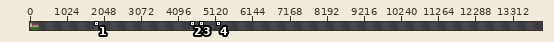
File history of a sprite sheet, assets/levels/everhart_backyard.png. The picture above shows the old version from afar; the outline marks the close-up.
Close-up. Before the commit:
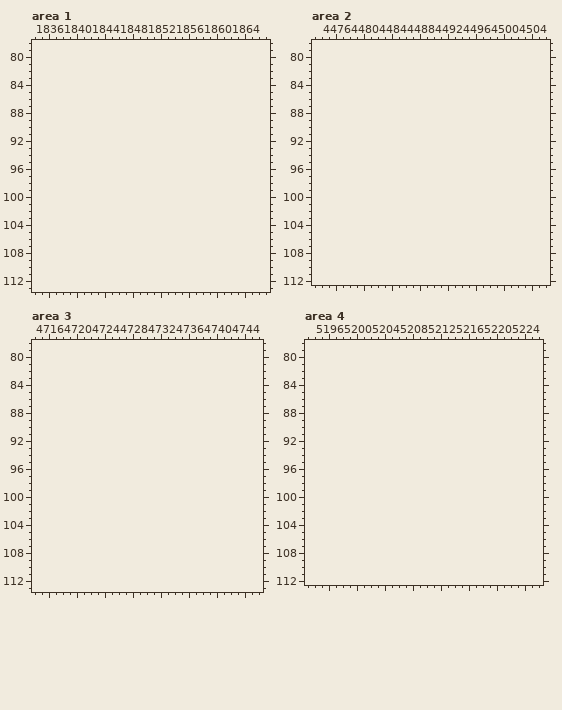
The file is 240x160 pixels. Shown: area 1: x 1834..1867, y 78..113; area 2: x 4473..4506, y 78..112; area 3: x 4714..4746, y 78..113; area 4: x 5193..5226, y 78..112. The old version is drawn lined up with the new one, on the new canvas. The wide view leaves out empty margins. The commit also changed other parts of the picture, which this record leaves out.
The same view after the edit:
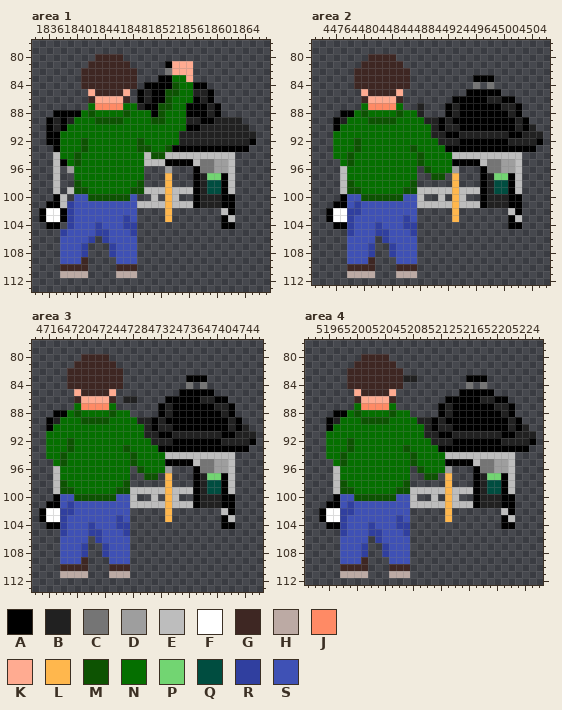
Palette (. is transparent): A #000000  B #212121  C #757575  D #9e9e9e  E #bdbdbd  F #ffffff  G #3e2723  H #bcaaa4  J #ff8a65  K #ffab91  L #ffb74d  M #0d5302  N #056f00  P #72d572  Q #004d40  R #303f9f  S #3f51b5
From old to new:
canvas 240x160 -> 14160x160
--- area 1
@@ x 1834..1867 @@
  79 ..................................
- 80 ..................................
- 81 ..................................
- 82 ..................................
- 83 ..................................
- 84 ..................................
- 85 ..................................
- 86 ..................................
- 87 ..................................
- 88 ..................................
- 89 ..................................
- 90 ..................................
- 91 ..................................
- 92 ..................................
- 93 ..................................
- 94 ..................................
- 95 ..................................
- 96 ..................................
- 97 ..................................
- 98 ..................................
- 99 ..................................
-100 ..................................
-101 ..................................
-102 ..................................
-103 ..................................
-104 ..................................
-105 ..................................
-106 ..................................
-107 ..................................
-108 ..................................
-109 ..................................
-110 ..................................
-111 ..................................
+ 80 .........GGGG.....................
+ 81 ........GGGGGG.....AKKK...........
+ 82 .......GGGGGGGG....CKKK...........
+ 83 .......GGGGGGGG...AANNK...........
+ 84 .......GGGGGGGG.AAAAMNNAA.........
+ 85 ........KGGGGK.ABAAMMNNBBA........
+ 86 ........GKKKKG.ABAAMNNNABA........
+ 87 ........NJJJJNNBAAMMNNAAABA.......
+ 88 ...AAAANMNNNNMNNNAMNNNAAABA.......
+ 89 ..ABABNNNMMMMNNNNMMNNNBBAABBBB....
+ 90 ..ABANNNNNNNNNNNNNNNNNAABBBBBBB...
+ 91 ..AANNNNNNNNNNNNNNNNNBBBBBBBBBBB..
+ 92 ..AANNNMNNNNNNNMNNNNNBBBBBBBBBBA..
+ 93 ...ANNNMNNNNNNNMMNNMAAAAAAAAAAA...
+ 94 ...ENNMNNNNNNNNNEMMEEEEEEEEEE.....
+ 95 ...EANMNNNNNNNNNEEEAAAAECCDDE.....
+ 96 ...E.DNNNNNNNNNN...D...ACCDDE.....
+ 97 ...E..NNNNNNNNNN...L...ABPPAE.....
+ 98 ...E..MNNNNNNNNM...L...ABQQAE.....
+ 99 ...E.EMMNNNNNNMMEEELEEEABQQAE.....
+100 ...AE.SSMMMMMMS..E.LE..ABBBAA.....
+101 ..AAERSSSSSSSSSEEEELEEEABBBAA.....
+102 .AFFARSSSSSSSSS....L.......EA.....
+103 .AFFARSSSSSSSRS....L.......AE.....
+104 ..AA.RSSSRSSSRR............AA.....
+105 ....RSSSSRRSSSR...................
+106 ....SSSSR.RSSSS...................
+107 ....SSSR...RSSS...................
+108 ....SSSR...RSSS...................
+109 ....SSSG....SSS...................
+110 ....GGGG....GGG...................
+111 ....HHHH....HHH...................
 112 ..................................
--- area 2
@@ x 4473..4506 @@
  79 ..................................
- 80 ..................................
- 81 ..................................
- 82 ..................................
- 83 ..................................
- 84 ..................................
- 85 ..................................
- 86 ..................................
- 87 ..................................
- 88 ..................................
- 89 ..................................
- 90 ..................................
- 91 ..................................
- 92 ..................................
- 93 ..................................
- 94 ..................................
- 95 ..................................
- 96 ..................................
- 97 ..................................
- 98 ..................................
- 99 ..................................
-100 ..................................
-101 ..................................
-102 ..................................
-103 ..................................
-104 ..................................
-105 ..................................
-106 ..................................
-107 ..................................
-108 ..................................
-109 ..................................
-110 ..................................
-111 ..................................
+ 80 ........GGGG......................
+ 81 .......GGGGGG.....................
+ 82 ......GGGGGGGG....................
+ 83 ......GGGGGGGG.........AAA........
+ 84 ......GGGGGGGG.........C.C........
+ 85 .......KGGGGK.........AAAAA.......
+ 86 .......GKKKKG.......AAAAABBAA.....
+ 87 .......NJJJJN..B...ABAAAAAABBA....
+ 88 ....AANMNNNNMNNB...ABAAAAAAABA....
+ 89 ...ABNNNMMMMNNNNBBABAAAAAAAAABA...
+ 90 ...ANNNNNNNNNNNNNBABBAAAAAAAABAB..
+ 91 ...NNNNNNNNNNNNNNBBAABBBBBBBAABBB.
+ 92 ...NNNMNNNNNNNNNNNBBBAAAAAAABBBBA.
+ 93 ...NNNMNNNNNNNMNNNNAAAAAAAAAAAAA..
+ 94 ...NNMNNNNNNNNNMNNNNEEEEEEEEEE....
+ 95 ....NMNNNNNNNNNMNNNNAAAAECCDDE....
+ 96 ....ENNNNNNNNNN.MNNND...ACCDDE....
+ 97 ....ENNNNNNNNNN..MM.L...ABPPAE....
+ 98 ....EMNNNNNNNNM.....L...ABQQAE....
+ 99 ....EMMNNNNNNMMEEEEELEEEABQQAE....
+100 ....ASSMMMMMMSSE..E.LE..ABBBAA....
+101 ...AASRSSSSSSSSEEEEELEEEABBBAA....
+102 ..AFFRRSSSSSSSS.....L.......EA....
+103 ..AFFRSSSSSSSRS.....L.......AE....
+104 ...AARSSSRSSSRR.............AA....
+105 .....RSSSRRSSSR...................
+106 .....SSSS.RSSSS...................
+107 .....SSSR..RSSS...................
+108 .....SSSR..RSSS...................
+109 .....SSSG...SSS...................
+110 .....GGGG...GGG...................
+111 .....HHHH...HHH...................
 112 ..................................
--- area 3
@@ x 4714..4746 @@
  79 .................................
- 80 .................................
- 81 .................................
- 82 .................................
- 83 .................................
- 84 .................................
- 85 .................................
- 86 .................................
- 87 .................................
- 88 .................................
- 89 .................................
- 90 .................................
- 91 .................................
- 92 .................................
- 93 .................................
- 94 .................................
- 95 .................................
- 96 .................................
- 97 .................................
- 98 .................................
- 99 .................................
-100 .................................
-101 .................................
-102 .................................
-103 .................................
-104 .................................
-105 .................................
-106 .................................
-107 .................................
-108 .................................
-109 .................................
-110 .................................
-111 .................................
+ 80 .......GGGG......................
+ 81 ......GGGGGG.....................
+ 82 .....GGGGGGGG....................
+ 83 .....GGGGGGGG.........AAA........
+ 84 .....GGGGGGGG.........C.C........
+ 85 ......KGGGGK.........AAAAA.......
+ 86 ......GKKKKG.BB....AAAAABBAA.....
+ 87 ......NJJJJN......ABAAAAAABBA....
+ 88 ...AANMNNNNMNN....ABAAAAAAABA....
+ 89 ..ABNNNMMMMNNNNBBABAAAAAAAAABA...
+ 90 ..ANNNNNNNNNNNNNBABBAAAAAAAABAB..
+ 91 ..NNNNNNNNNNNNNNBBAABBBBBBBAABBB.
+ 92 ..NNNMNNNNNNNNNNNBBBAAAAAAABBBBA.
+ 93 ..NNNMNNNNNNNMNNNNAAAAAAAAAAAAA..
+ 94 ..NNMNNNNNNNNNMNNNNEEEEEEEEEE....
+ 95 ...NMNNNNNNNNNMNNNNAAAAECCDDE....
+ 96 ...ENNNNNNNNNN.MNNND...ACCDDE....
+ 97 ...ENNNNNNNNNN..MM.L...ABPPAE....
+ 98 ...EMNNNNNNNNM.....L...ABQQAE....
+ 99 ...EMMNNNNNNMMEEEEELEEEABQQAE....
+100 ...ASSMMMMMMSSE..E.LE..ABBBAA....
+101 ..AASRSSSSSSSSEEEEELEEEABBBAA....
+102 .AFFRRSSSSSSSS.....L.......EA....
+103 .AFFRSSSSSSSRS.....L.......AE....
+104 ..AARSSSRSSSRR.............AA....
+105 ....RSSSRRSSSR...................
+106 ....SSSS.RSSSS...................
+107 ....SSSR..RSSS...................
+108 ....SSSR..RSSS...................
+109 ....SSSG...SSS...................
+110 ....GGGG...GGG...................
+111 ....HHHH...HHH...................
 112 .................................
--- area 4
@@ x 5193..5226 @@
  79 ..................................
- 80 ..................................
- 81 ..................................
- 82 ..................................
- 83 ..................................
- 84 ..................................
- 85 ..................................
- 86 ..................................
- 87 ..................................
- 88 ..................................
- 89 ..................................
- 90 ..................................
- 91 ..................................
- 92 ..................................
- 93 ..................................
- 94 ..................................
- 95 ..................................
- 96 ..................................
- 97 ..................................
- 98 ..................................
- 99 ..................................
-100 ..................................
-101 ..................................
-102 ..................................
-103 ..................................
-104 ..................................
-105 ..................................
-106 ..................................
-107 ..................................
-108 ..................................
-109 ..................................
-110 ..................................
-111 ..................................
+ 80 ........GGGG......................
+ 81 .......GGGGGG.....................
+ 82 ......GGGGGGGG....................
+ 83 ......GGGGGGGGBB.......AAA........
+ 84 ......GGGGGGGG.........C.C........
+ 85 .......KGGGGK.........AAAAA.......
+ 86 .......GKKKKG.......AAAAABBAA.....
+ 87 .......NJJJJN......ABAAAAAABBA....
+ 88 ....AANMNNNNMNN....ABAAAAAAABA....
+ 89 ...ABNNNMMMMNNNNBBABAAAAAAAAABA...
+ 90 ...ANNNNNNNNNNNNNBABBAAAAAAAABAB..
+ 91 ...NNNNNNNNNNNNNNBBAABBBBBBBAABBB.
+ 92 ...NNNMNNNNNNNNNNNBBBAAAAAAABBBBA.
+ 93 ...NNNMNNNNNNNMNNNNAAAAAAAAAAAAA..
+ 94 ...NNMNNNNNNNNNMNNNNEEEEEEEEEE....
+ 95 ....NMNNNNNNNNNMNNNNAAAAECCDDE....
+ 96 ....ENNNNNNNNNN.MNNND...ACCDDE....
+ 97 ....ENNNNNNNNNN..MM.L...ABPPAE....
+ 98 ....EMNNNNNNNNM.....L...ABQQAE....
+ 99 ....EMMNNNNNNMMEEEEELEEEABQQAE....
+100 ....ASSMMMMMMSSE..E.LE..ABBBAA....
+101 ...AASRSSSSSSSSEEEEELEEEABBBAA....
+102 ..AFFRRSSSSSSSS.....L.......EA....
+103 ..AFFRSSSSSSSRS.....L.......AE....
+104 ...AARSSSRSSSRR.............AA....
+105 .....RSSSRRSSSR...................
+106 .....SSSS.RSSSS...................
+107 .....SSSR..RSSS...................
+108 .....SSSR..RSSS...................
+109 .....SSSG...SSS...................
+110 .....GGGG...GGG...................
+111 .....HHHH...HHH...................
 112 ..................................
Where, in picture pixels (left, top, right, bottom), the same in both close-ups:
added: (39, 54, 256, 278)
added: (326, 54, 543, 278)
added: (39, 354, 256, 578)
added: (319, 354, 536, 578)
